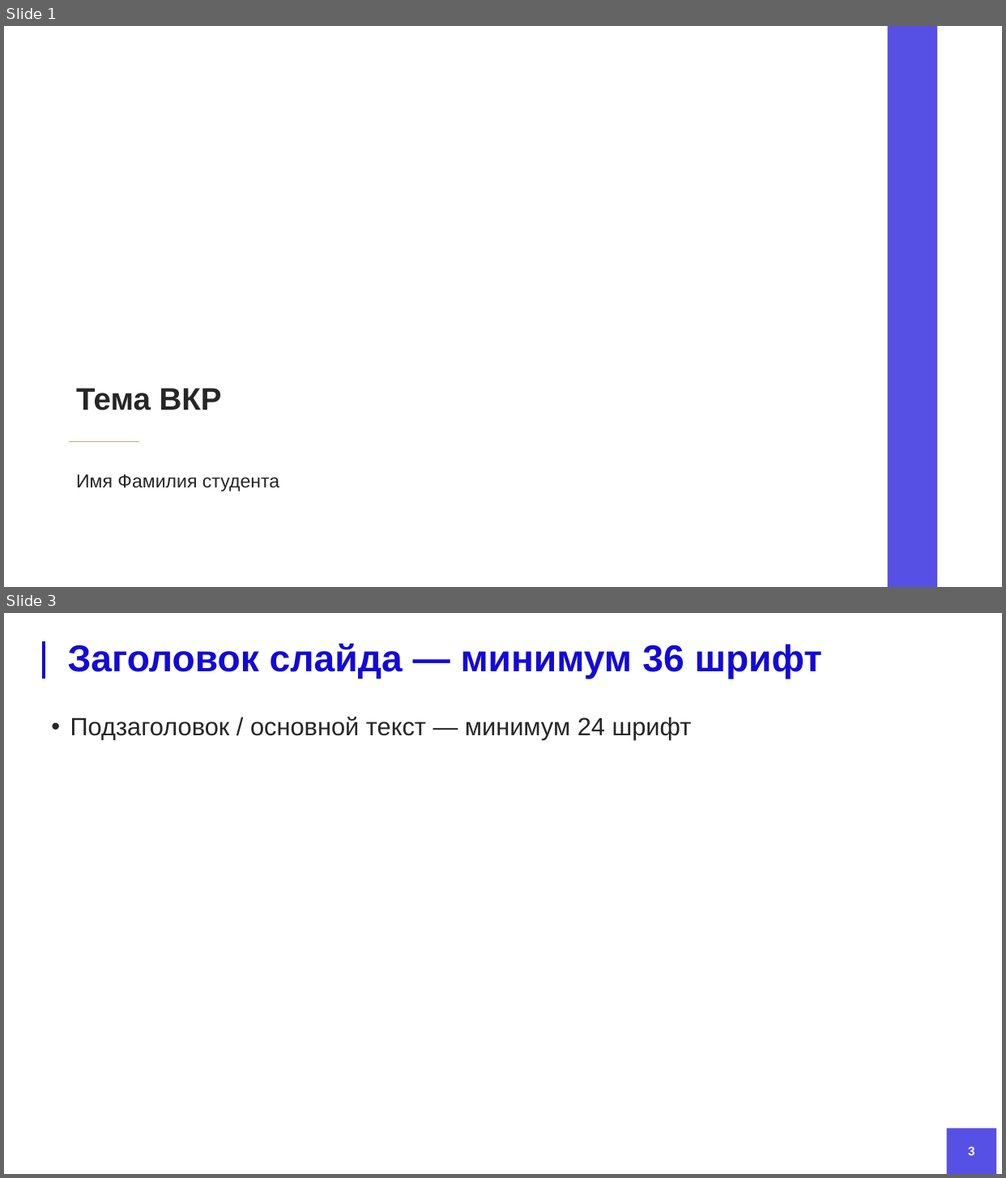
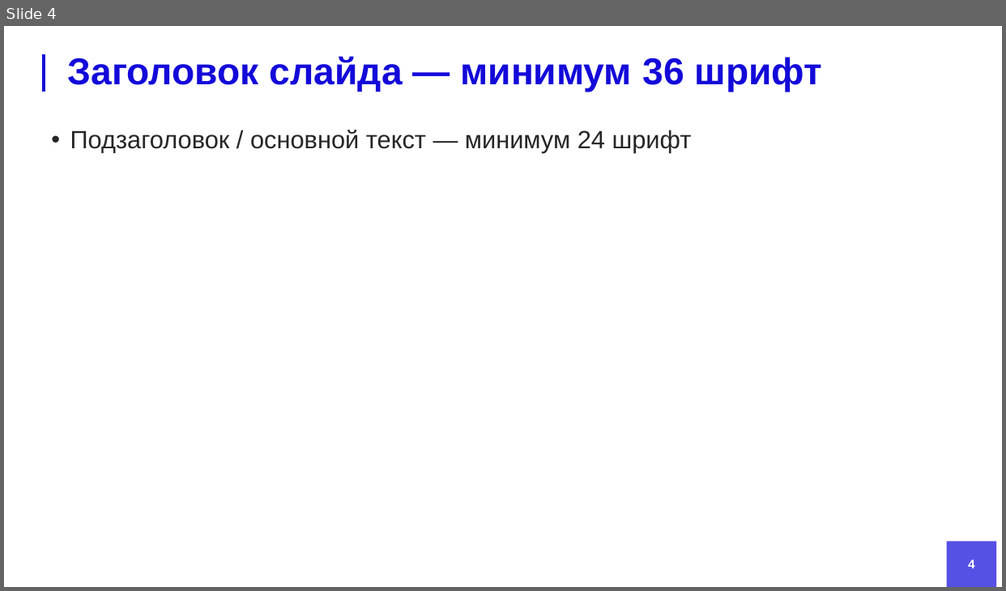
Before and after one commit to DefautName/MagWork, a slide deck: doc/PrezMag.pptx. Shown one above the other, each under a label of ours: slides 1 and 3 before the commit, slide 4 after it; the slides between them are not shown. The pictures are 1006x1178 and 1006x591 pixels, drawn with LibreOffice and Linux fonts; fonts in the diff are those of the drawing; background and template pictures are left out. Boxes give left, top, right and bottom in pixels: in the first picture for what was removed or moved away, otherwise in the second. Text is boxed around its words. In the diff, an @@ line names an element or a change of style, - is before the commit and + after.

```diff
--- a/doc/PrezMag.pptx
+++ b/doc/PrezMag.pptx
@@ slide 1 removed at <box>4,26,1002,587</box>, background #FFFFFF @@
@@ rectangle removed at <box>888,26,938,587</box> @@
@@ title removed at <box>76,388,222,411</box> @@
-Тема ВКР
@@ line removed from (68, 442) to (138, 442) @@
@@ subtitle removed at <box>76,475,279,492</box> @@
-Имя Фамилия студента
@@ what was slide 3 is now slide 4 @@
@@ page number at <box>968,560,975,569</box>: text changed @@
-3
+4
```
Also in this commit, not shown: 4 slides changed, 5 slides added, 2 other slides removed, 2 other files.
